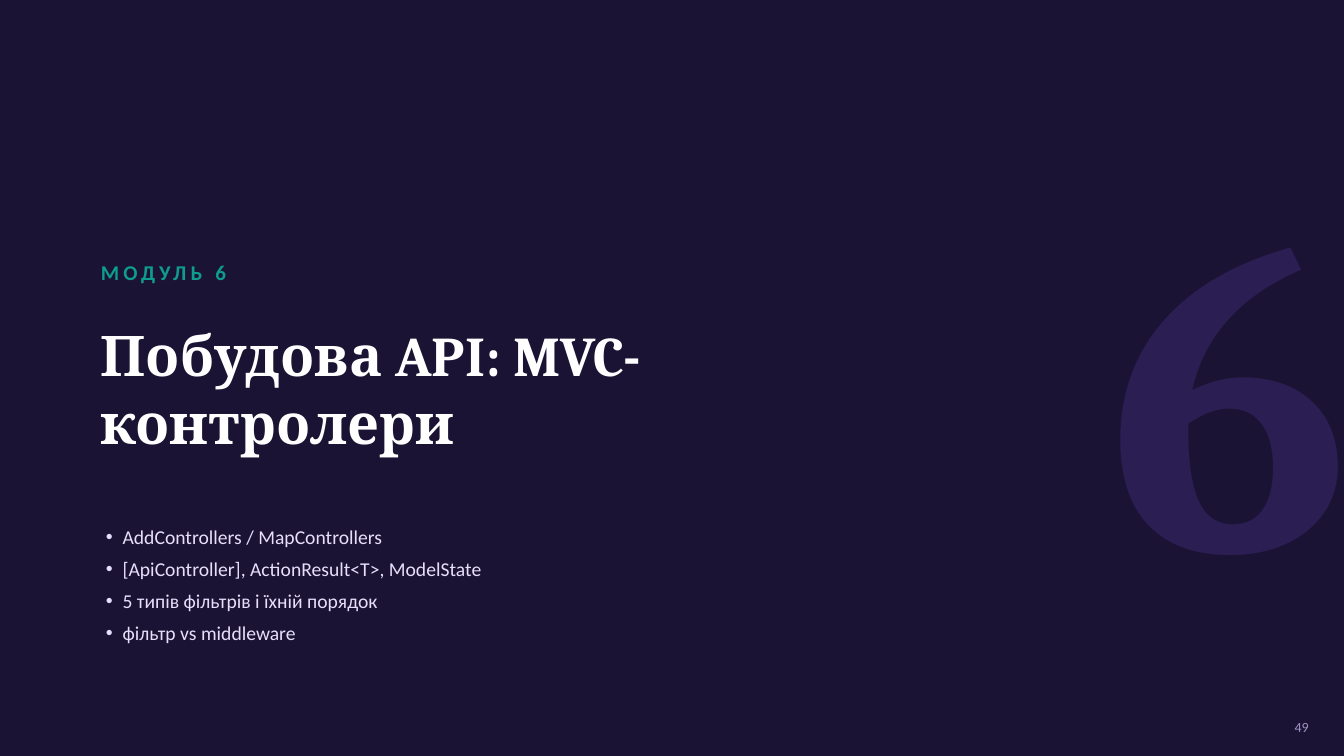
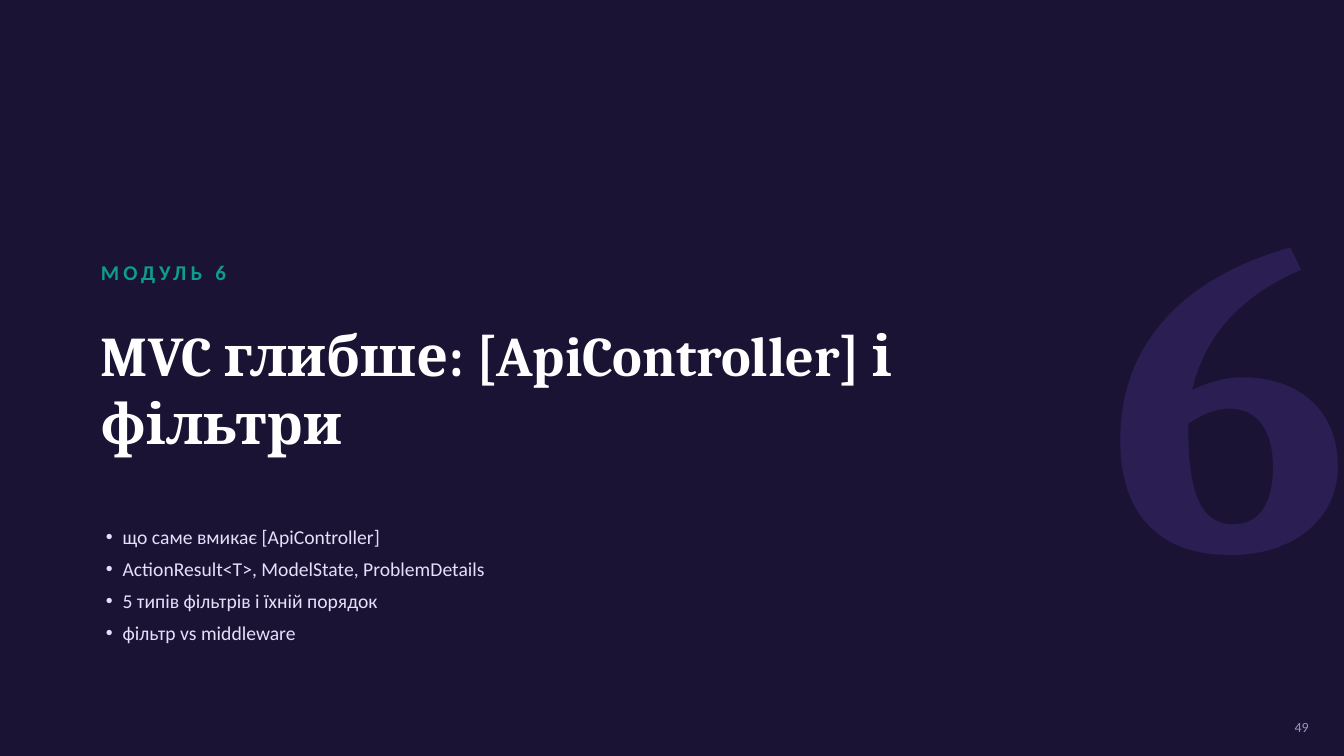
Before and after one commit to MrTomkaYurii/AspNet-Basics, a slide deck: slide 49 of docs/Основи ASP.NET Core — лекція.pptx. Drawn at 1344x756 pixels with LibreOffice and Linux fonts; fonts in the diff are those of the drawing. Boxes give left, top, right and bottom in pixels: in the first picture for what was removed or moved away, otherwise in the second. Text is boxed around its words. In the diff, an @@ line names an element or a change of style, - is before the commit and + after.

```diff
--- a/docs/Основи ASP.NET Core — лекція.pptx
+++ b/docs/Основи ASP.NET Core — лекція.pptx
@@ text at (101,333,892,458): text changed @@
-Побудова API: MVC-контролери
+MVC глибше: [ApiController] і фільтри
@@ text at (123,530,484,579): text changed @@
-• AddControllers / MapControllers
-• [ApiController], ActionResult<T>, ModelState
+• що саме вмикає [ApiController]
+• ActionResult<T>, ModelState, ProblemDetails
```
Also in this commit, not shown: 17 other slides changed, 2 slides added, 2 slides removed, 50 other files.
